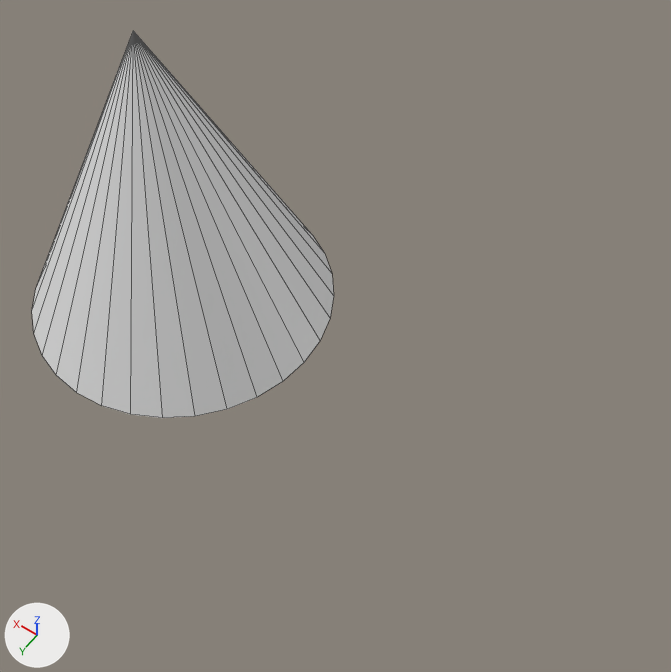
Before and after pictures for a commit that changed the Blender file ray_tracer/src/main/resources/triangles.blend.
Camera for both pictures: a 50 mm camera at (-0.888, 0.927, 1.525) aimed at (-0.296, 0.097, 0.222). Arrows for +X, +Y and +Z are at lower left; the lights stay in place. Mesh edges are drawn as thin lines.

Before the edit, the objects in view are built like this:
```python
me_cone = bpy.data.meshes.new('Cone')
me_cone.from_pydata(...)  # a 32-sided cone pointing to +z spanning x -1.0..1.0, y -1.0..1.0, z -1.0..1.0
ob_cone = bpy.data.objects.new('Cone', me_cone)
ob_cone.location = (0.158, 0.033, 0.302)
ob_cone.scale = (0.328, 0.328, 0.328)
```
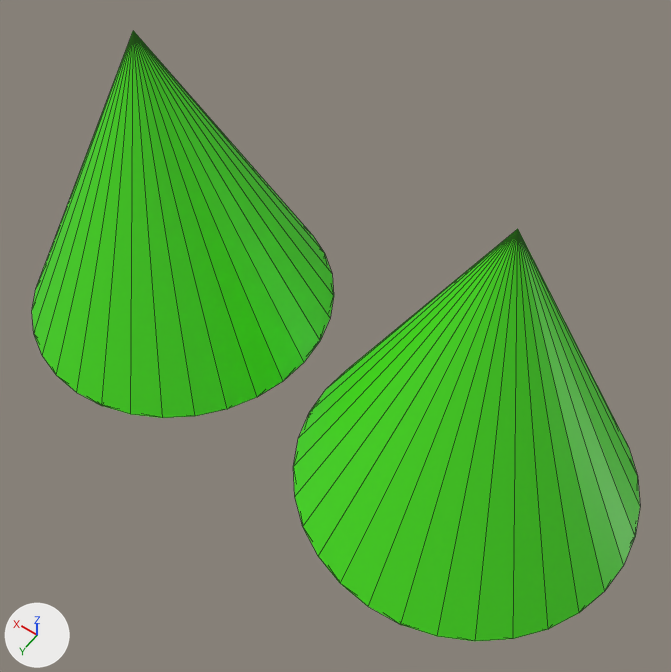
The newer file is also rescaled (x0.84), turned or shifted as a whole; pictures and numbers use the older file's frame.

Patch to the scene script:
```diff
--- a/ray_tracer/src/main/resources/triangles.blend.py
+++ b/ray_tracer/src/main/resources/triangles.blend.py
@@ mat_material_001 @@
+mat_material_001 = principled_material('Material.001')
+mat_material_001.base_color = (0.0645, 0.8, 0.00849)  # green #48e717
@@ me_cone @@
 me_cone.from_pydata(...)  # 33 vertices, 33 faces; spans x -1.0..1.0, y -1.0..1.0, z -1.0..1.0
+me_cone.materials.append(mat_material_001)  # green #48e717
@@ ob_cone_001 @@
+ob_cone_001 = bpy.data.objects.new('Cone.001', me_cone.copy())  # the mesh of ob_cone
+ob_cone_001.location = (-0.57, 0.056, 0.291)
+ob_cone_001.scale = (0.328, 0.328, 0.328)
+_m = ob_cone_001.modifiers.new('Triangulate', 'TRIANGULATE')
```

What differs and where, as boxes [x1, y1, x2, y2] in the pictures (671 x 672 px):
'Cone.001', added (green): after [293, 229, 640, 641]
'Cone', recoloured (grey to green): [32, 31, 334, 418] in both
